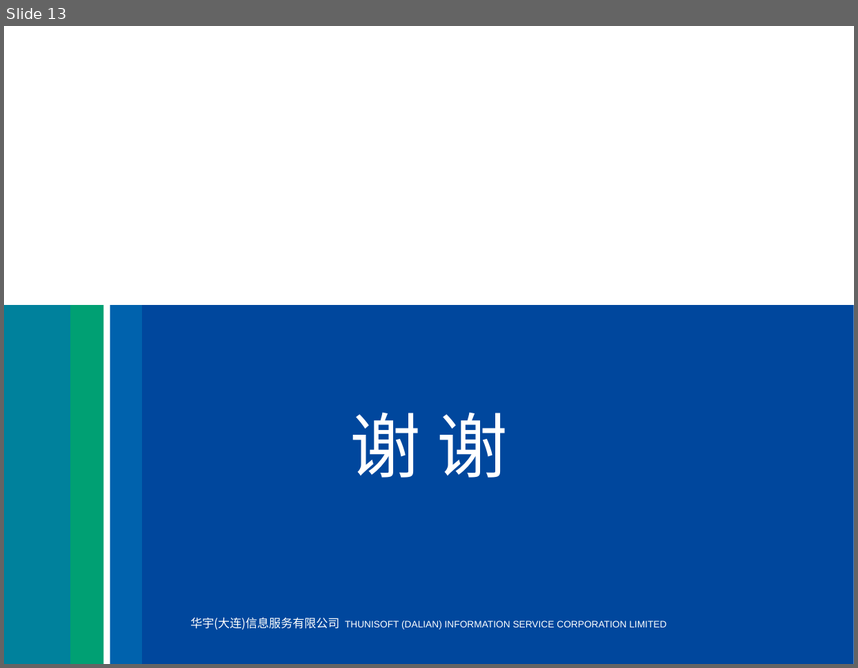
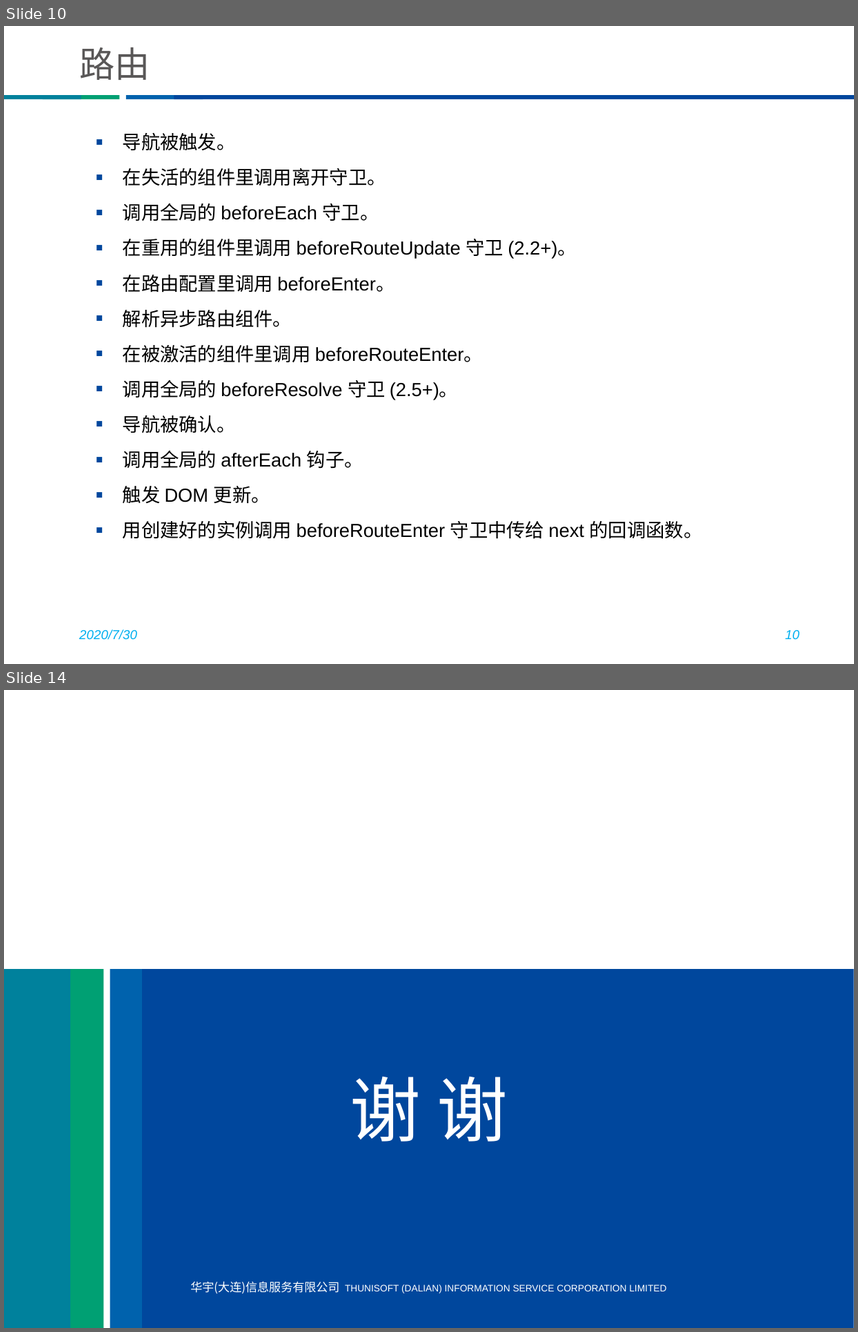
Before and after one commit to he8hepeng/thunisoftCli3, a slide deck: vue培训 v1.pptx. Shown one above the other, each under a label of ours: slide 13 before the commit, slides 10 and 14 after it; the slides between them are not shown. The pictures are 858x668 and 858x1332 pixels, drawn with LibreOffice and Linux fonts; fonts in the diff are those of the drawing; background and template pictures are left out. Boxes give left, top, right and bottom in pixels: in the first picture for what was removed or moved away, otherwise in the second. Text is boxed around its words. In the diff, an @@ line names an element or a change of style, - is before the commit and + after.

```diff
--- a/vue培训 v1.pptx
+++ b/vue培训 v1.pptx
@@ slide 10 added at <box>4,26,854,664</box>, background #FFFFFF @@
@@ title added at <box>79,47,150,80</box>, 30 pt, text #595757 @@
+路由
@@ group added at <box>4,95,854,99</box>: 4 rectangles @@
@@ text added at <box>123,133,703,539</box>, 16 pt, text #000000 @@
+■ 导航被触发。
+■ 在失活的组件里调用离开守卫。
+■ 调用全局的 beforeEach 守卫。
+■ 在重用的组件里调用 beforeRouteUpdate 守卫 (2.2+)。
+■ 在路由配置里调用 beforeEnter。
+■ 解析异步路由组件。
+■ 在被激活的组件里调用 beforeRouteEnter。
+■ 调用全局的 beforeResolve 守卫 (2.5+)。
+■ 导航被确认。
+■ 调用全局的 afterEach 钩子。
+■ 触发 DOM 更新。
+■ 用创建好的实例调用 beforeRouteEnter 守卫中传给 next 的回调函数。
@@ text added at <box>79,629,137,639</box>, 11 pt, text #00B0F0, italic @@
+2020/7/30
@@ page number added at <box>785,630,800,639</box>, 11 pt, text #00B0F0, italic @@
+10
@@ what was slide 13 is now slide 14 @@
```
Also in this commit, not shown: 12 slides changed, 9 other files.
